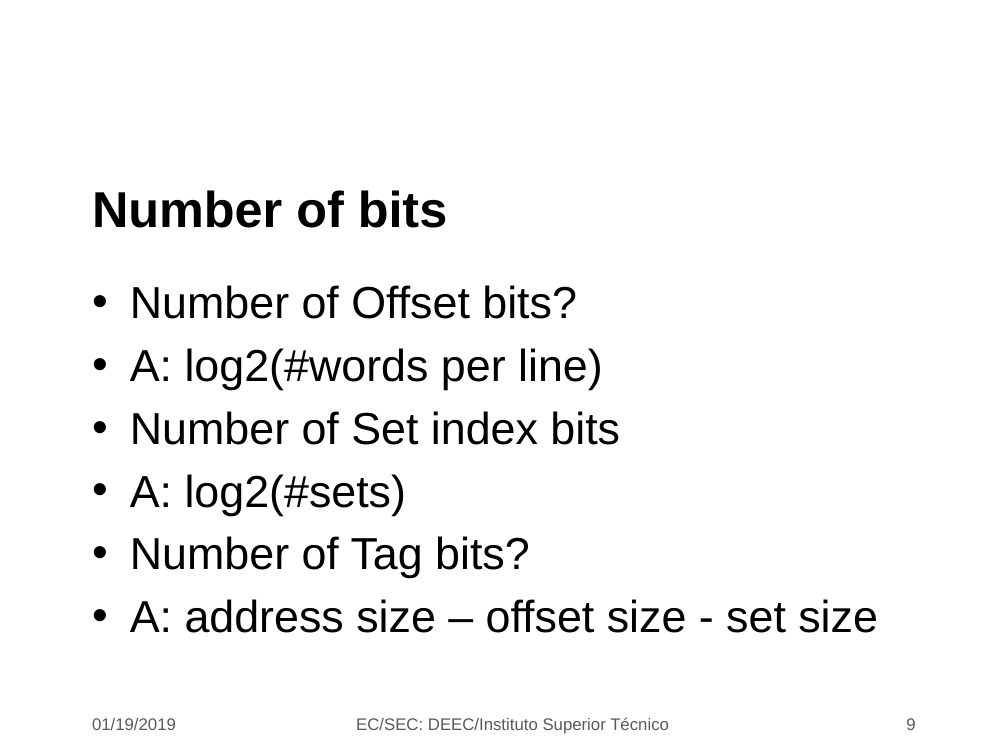
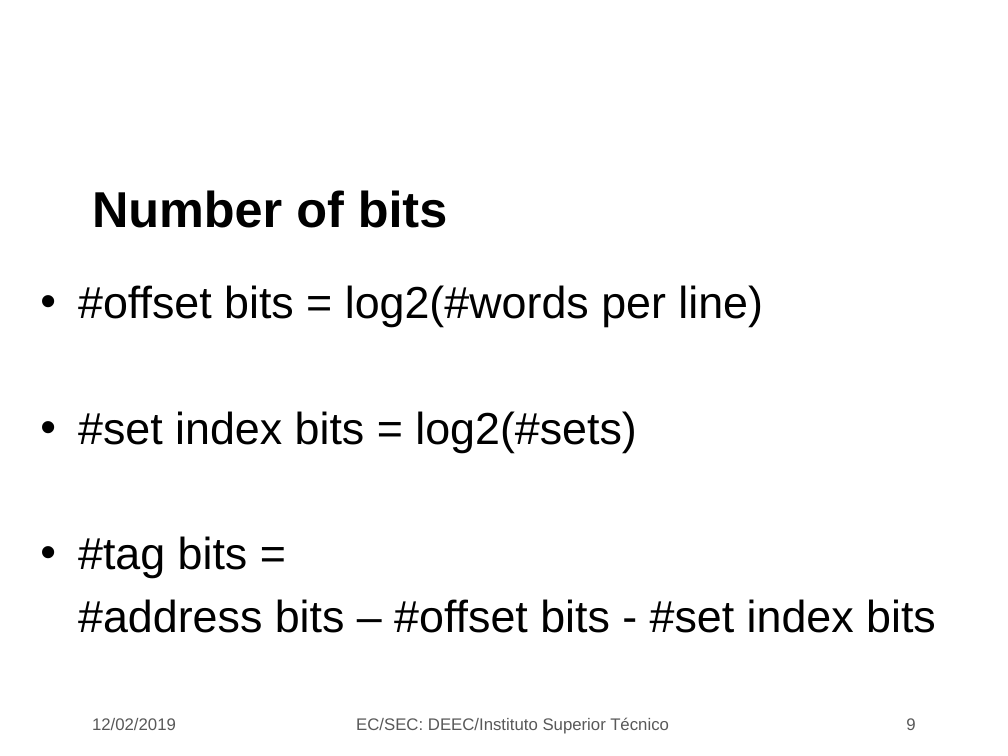
Before and after one commit to jjts/ist-sec, a slide deck: slide 9 of lectures/l20_cache/l20.odp. Drawn at 1008x756 pixels with LibreOffice and Linux fonts; fonts in the diff are those of the drawing; background and template pictures are left out. Boxes give left, top, right and bottom in pixels: in the first picture for what was removed or moved away, otherwise in the second. Text is boxed around its words. In the diff, an @@ line names an element or a change of style, - is before the commit and + after.

```diff
--- a/lectures/l20_cache/l20.odp
+++ b/lectures/l20_cache/l20.odp
@@ text at box(78, 285, 936, 633): text changed @@
-• Number of Offset bits?
-• A: log2(#words per line)
-• Number of Set index bits
-• A: log2(#sets)
-• Number of Tag bits?
-• A: address size – offset size - set size
+• #offset bits = log2(#words per line)
+• #set index bits = log2(#sets)
+• #tag bits =
+#address bits – #offset bits - #set index bits
@@ text at box(92, 718, 176, 730): text changed @@
-01/19/2019
+12/02/2019
```
Also in this commit, not shown: 13 other slides changed.
